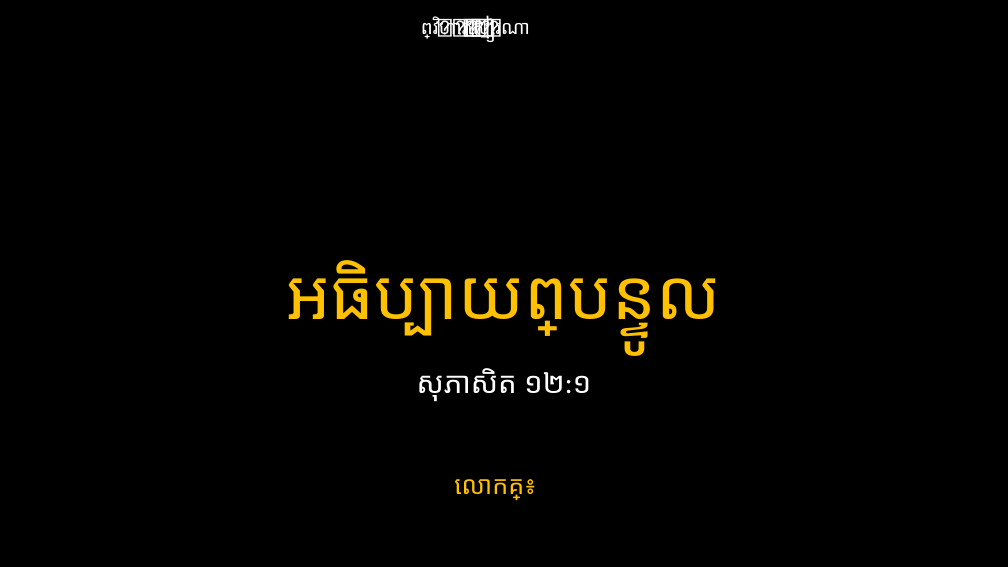
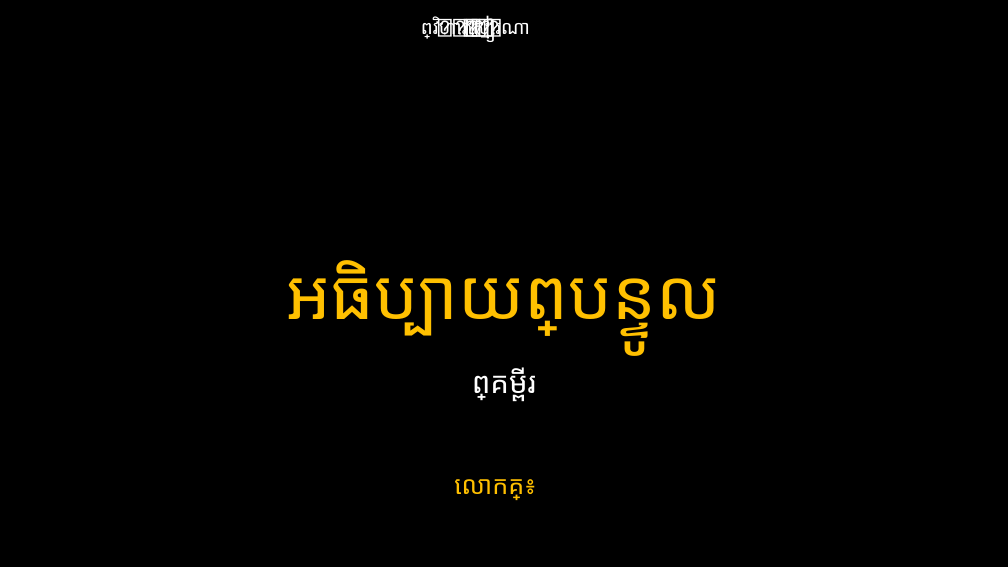
Before and after one commit to phearak2003/youth_worship, a slide deck: slide 13 of Youth Worship.pptx (slide 18 before the commit). Drawn at 1008x567 pixels with LibreOffice and Linux fonts; fonts in the diff are those of the drawing. Boxes give left, top, right and bottom in pixels: in the first picture for what was removed or moved away, otherwise in the second. Text is boxed around its words. In the diff, an @@ line names an element or a change of style, - is before the commit and + after.

```diff
--- a/Youth Worship.pptx
+++ b/Youth Worship.pptx
@@ text at bbox=[472, 367, 536, 401]: text changed @@
-សុភាសិត ១២:១
+ព្រះគម្ពីរ
```
Also in this commit, not shown: 30 other slides changed, 1 slide added, 6 slides removed.
